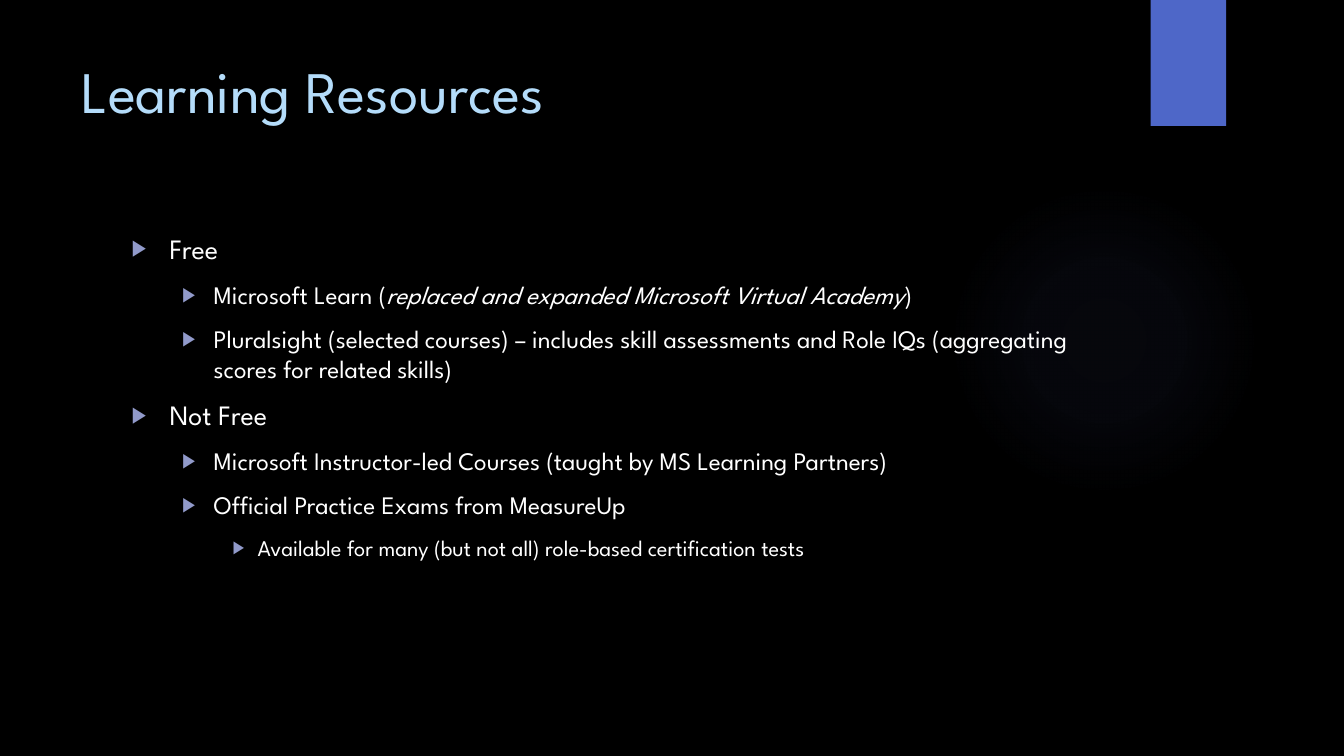
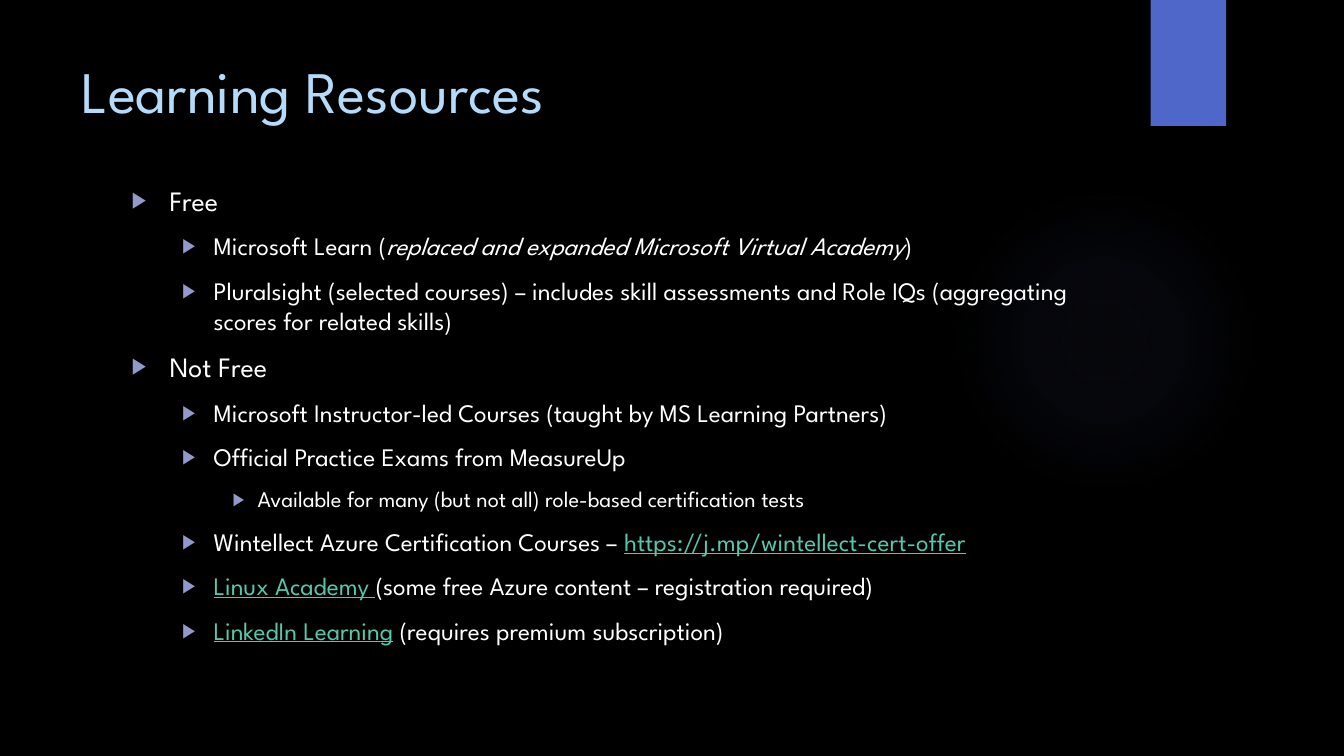
Before and after one commit to eflamm/presentations, a slide deck: slide 11 of Azure Role Based Certification.pptx. Drawn at 1344x756 pixels with LibreOffice and Linux fonts; fonts in the diff are those of the drawing; background and template pictures are left out. Boxes give left, top, right and bottom in pixels: in the first picture for what was removed or moved away, otherwise in the second. Text is boxed around its words. In the diff, an @@ line names an element or a change of style, - is before the commit and + after.

Commit message:
Updated role-based certification
Additional paid learning resources (Linux Academy and LinkedIn Learning)

```diff
--- a/Azure Role Based Certification.pptx
+++ b/Azure Role Based Certification.pptx
@@ text "Free": place and size @@
-text "Free" at [170,240,1067,561]
+text "Free" at [170,192,1067,646]
@@ text at [214,533,965,646]: paragraphs added @@
+  ▶ Wintellect Azure Certification Courses – https://j.mp/wintellect-cert-offer
+  ▶ Linux Academy (some free Azure content – registration required)
+  ▶ LinkedIn Learning (requires premium subscription)
```
